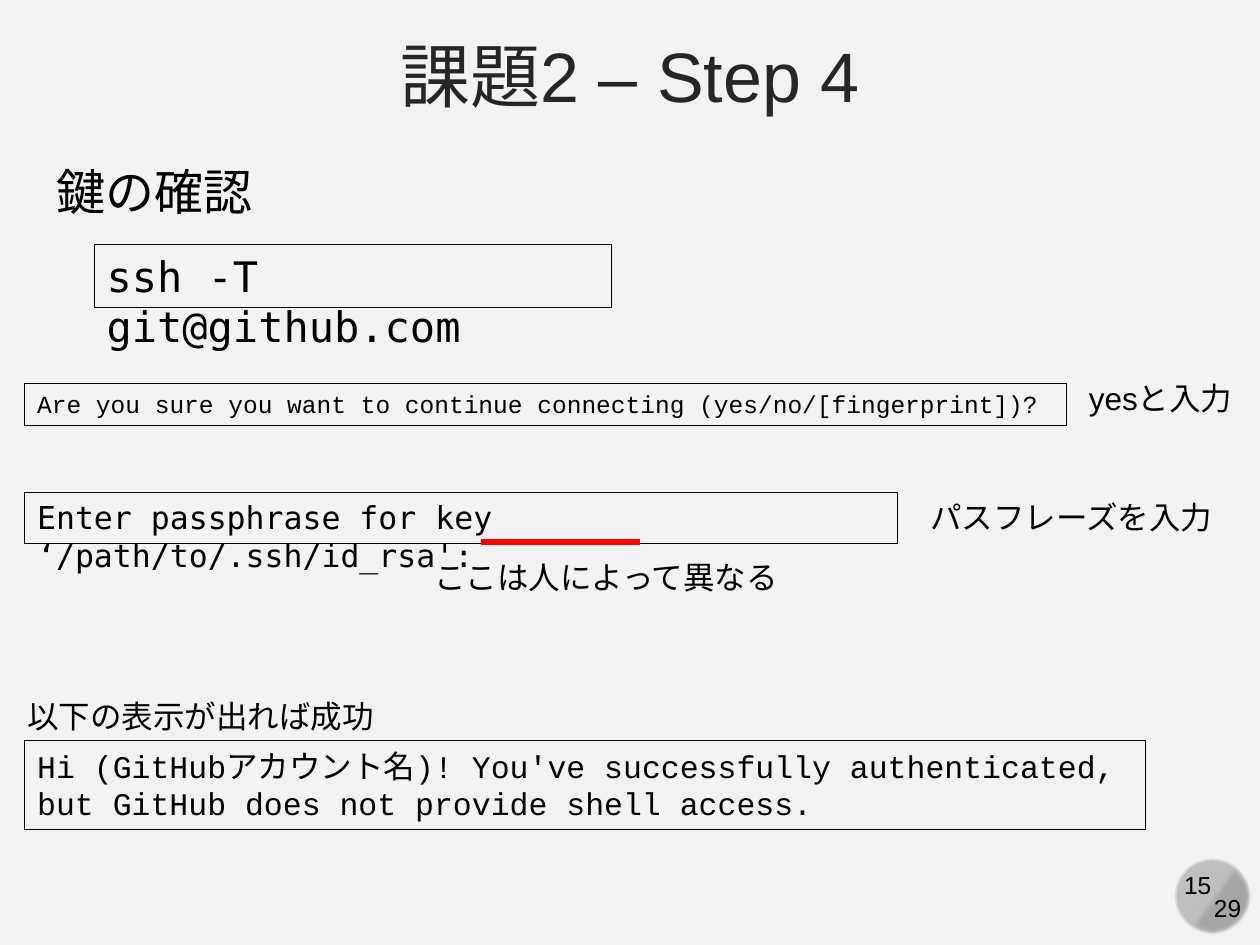
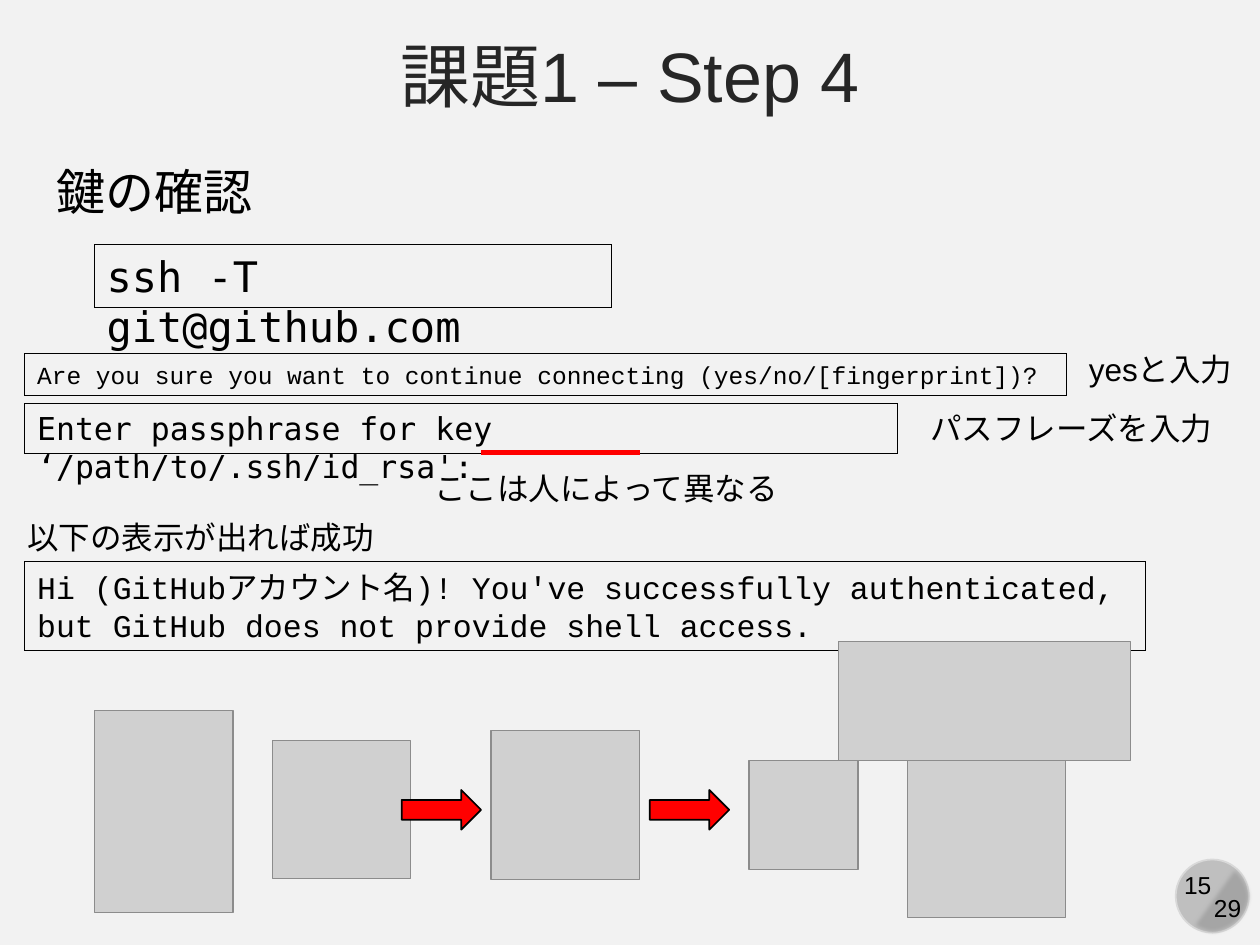
Before and after one commit to kaityo256/github, a slide deck: slide 15 of practice_github/fig/github_ex03.pptx. Drawn at 1260x945 pixels with LibreOffice and Linux fonts; fonts in the diff are those of the drawing; grey boxes stand for pictures. Boxes give left, top, right and bottom in pixels: in the first picture for what was removed or moved away, otherwise in the second. Text is boxed around its words. In the diff, an @@ line names an element or a change of style, - is before the commit and + after.

```diff
--- a/practice_github/fig/github_ex03.pptx
+++ b/practice_github/fig/github_ex03.pptx
@@ text at (401, 45, 859, 115): text changed @@
-課題2 – Step 4
+課題1 – Step 4
@@ rectangle "Are you sure you want ...": place and size @@
-rectangle "Are you sure you want ..." at (25, 383, 1067, 426)
+rectangle "Are you sure you want ..." at (25, 354, 1067, 397)
@@ text "yesと入力": place and size @@
-text "yesと入力" at (1089, 385, 1233, 416)
+text "yesと入力" at (1089, 356, 1233, 387)
@@ 2 texts, 1 rectangle, 1 line: place and size @@
-2 texts, 1 rectangle, 1 line at (25, 493, 1212, 592)
+2 texts, 1 rectangle, 1 line at (25, 403, 1212, 503)
@@ text "以下の表示が出れば成功": place and size @@
-text "以下の表示が出れば成功" at (27, 701, 373, 731)
+text "以下の表示が出れば成功" at (27, 522, 373, 552)
@@ rectangle "Hi (GitHubアカウント名)! You've successfully authenticated, ...": place and size @@
-rectangle "Hi (GitHubアカウント名)! You've successfully authenticated, ..." at (25, 741, 1147, 830)
+rectangle "Hi (GitHubアカウント名)! You've successfully authenticated, ..." at (25, 562, 1147, 651)
@@ picture added at (838, 641, 1130, 761) @@
@@ picture added at (94, 711, 233, 912) @@
@@ picture added at (273, 741, 411, 878) @@
@@ picture added at (491, 731, 640, 879) @@
@@ picture added at (748, 760, 858, 869) @@
@@ picture added at (907, 760, 1065, 917) @@
@@ right arrow added at (402, 790, 481, 829), fill #FF0000, outline #000000 1 pt @@
@@ right arrow added at (650, 790, 730, 829), fill #FF0000, outline #000000 1 pt @@
```
Also in this commit, not shown: 6 other slides changed, 5 slides added, 1 other file.
